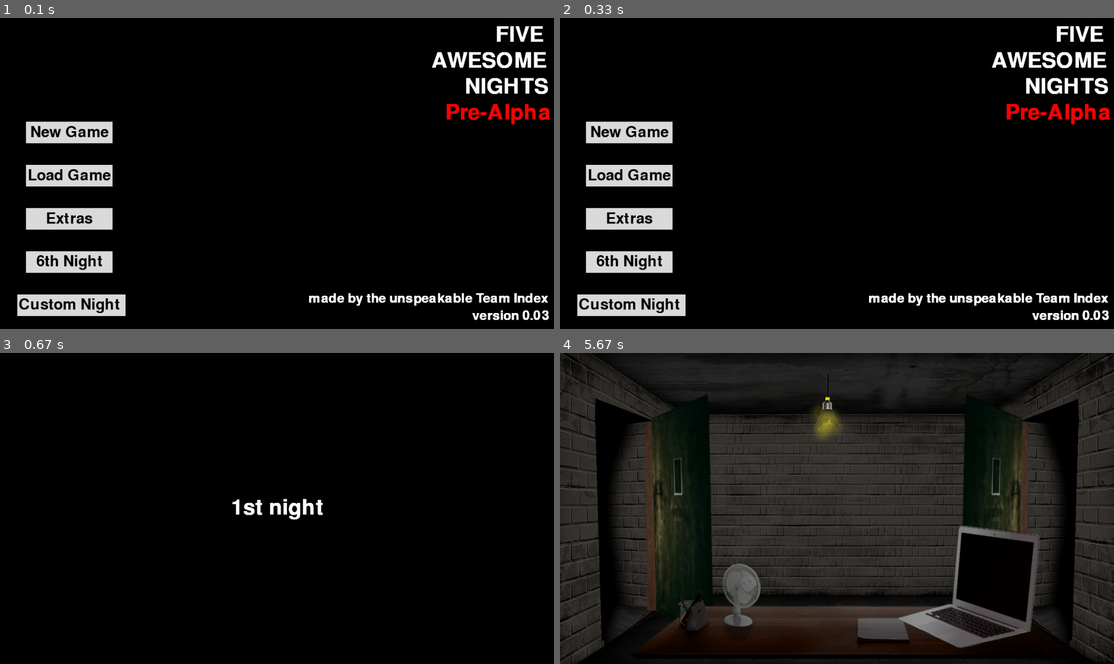
Above: before the commit, frames 1-4 (two rows, left to right).
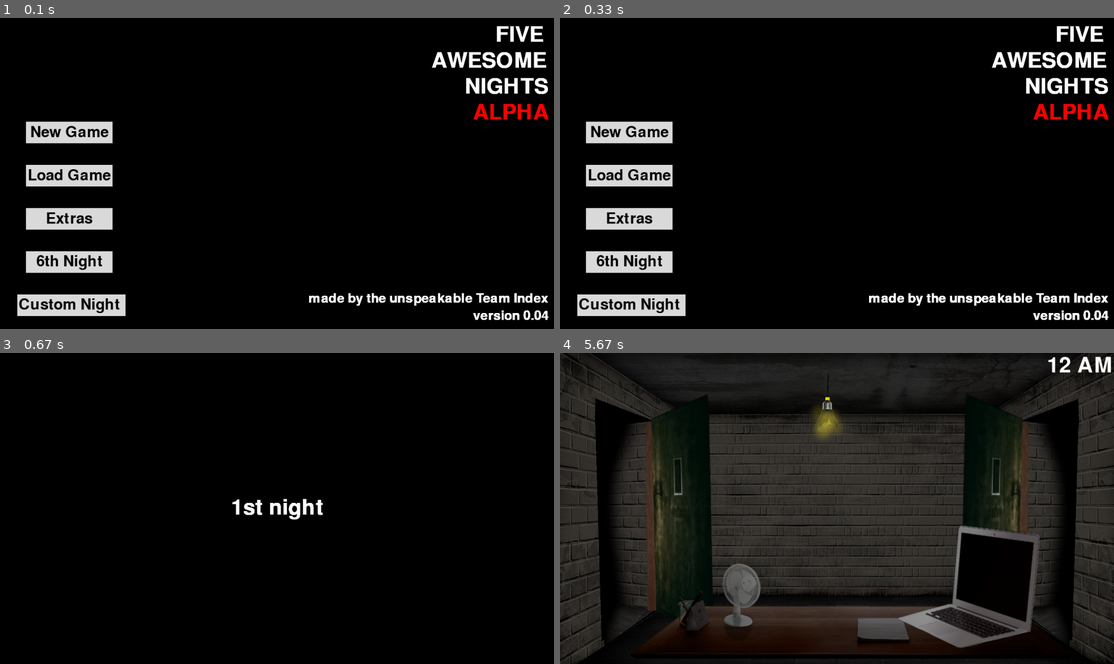
Above: after the commit, the same moments.

Repository: SuperTapood/Python-Game
Game: pygame game, started from main.py
Two runs of this game, one before a commit and one after it. Both use one fixed random seed, a clock stepped at 60 frames per second and the inputs below.
Inputs:
- Up to frame 1 (0.1 s): no input
- Up to frame 2 (0.33 s): no input
- Up to frame 3 (0.67 s): click "New Game" at 0.38 s
- Up to frame 4 (5.67 s): no input

The runs differ from the first frame. In frame 1, 0.8% of the frame differs, in the area x 80-100%, y 27-98%; in frame 2, 0.8%; in frame 3, nothing differs; in frame 4, 0.3%.

Commit message:
ALPHA IS NOW LIVEEEEE
check the change log for details

Diff:
--- a/Compile.txt
+++ /dev/null
@@ -1 +0,0 @@
-to compile run "python setup.py build" on a cmd located at this folder
--- a/colors.py
+++ b/colors.py
@@ -3,3 +3,5 @@
 GRAY = (220,220,220)
 RED = (255, 0, 0)
 YELLOW = (255, 255, 0)
+GREEN = (0, 255, 0)
+BLUE = (0, 0, 255)
--- /dev/null
+++ b/compile.py
@@ -0,0 +1,6 @@
+import os
+dir_path = os.path.dirname(os.path.realpath(__file__))
+
+os.system(f'cmd /c "cd "{dir_path}""')
+
+os.system(f'cmd /c "python setup.py build"')
--- a/enemies.py
+++ b/enemies.py
@@ -1,18 +1,19 @@
 from enemy import Enemy
 from time import time
 from time import sleep as wait
+import gameData
 
-class Red(Enemy):
-	path = [1, 2, 3, 4]
-	def __init__(self, lvl):
-		super().__init__(self.path, lvl, 1)
+class EnemyHandle(Enemy):
+	def __init__(self, path, lvl, side):
+		super().__init__(path, lvl, side)
 		return
 	pass
 
-
 class Enemies:
 	def __init__(self, levelTuple):
-		self.enemies = [Red(levelTuple[0])]
+		self.enemies = []
+		for path, side, level in zip(gameData.ENEMY_PATHS, gameData.ENEMY_SIDES, levelTuple):
+			self.enemies.append(EnemyHandle(path, level, side))
 		return
 
 	def tick(self, factor):
--- a/enemy.py
+++ b/enemy.py
@@ -26,8 +26,8 @@
 			self.clockTime = (ENEMY_DELAY - 100 * (self.level - 1)) / 100
 			return
 		if self.clockTime <= 0 :
-			rand = randint(0, 20)
-			if rand <= self.level or True:
+			rand = randint(1, 20)
+			if rand <= self.level:
 				if self.pathIndex < len(self.path):
 					self.pathIndex += 1
 				self.move()
--- a/gameData.py
+++ b/gameData.py
@@ -1,5 +1,6 @@
 import json
 from switch import switch, case
+from colors import RED, YELLOW, GREEN, BLUE
 
 def getNightNum():
 	switch(CURRENT_NIGHT)
@@ -17,7 +18,7 @@
 	if NIGHT != 7:
 		return NIGHTTUPLES[NIGHT - 1]
 	else:
-		return (RLEVEL)
+		return NIGHTTUPLES
 	return
 
 
@@ -32,7 +33,7 @@
 
 def increaseNight():
 	global NIGHT, CURRENT_NIGHT
-	if CURRENT_NIGHT != 6 and NIGHT != 6:
+	if CURRENT_NIGHT != 6 and NIGHT != 6 and NIGHT < CAP_NIGHT:
 		CURRENT_NIGHT += 1
 		NIGHT += 1
 	elif SixBeat == 0:
@@ -41,12 +42,17 @@
 		SevenBeat = 1
 	return
 
-NIGHTTUPLES = [[1, 1, 0, 0], [2, 2, 1, 0]]
+NIGHTTUPLES = [[1, 1, 0, 0], [2, 2, 1, 0], [4, 4, 4, 4]]
+CAP_NIGHT = 3
 NIGHT = 7
 CURRENT_NIGHT = 7
 NIGHT_LENGTH = 600
-ENEMY_DELAY = 2800 / 100
+ENEMY_DELAY = 2800
 HIGH_SCORE = 0
 SixBeat = 1
 SevenBeat = 1
 ENEMY_LEVELS = [0, 0, 0, 0]
+ENEMY_PATHS = [[0, 1, 2, 3], [0, 3, 7, 4], [2, 1, 5, 3], [1, 2, 6, 4]]
+ENEMY_SIDES = [1, 0, 1, 0]
+ENEMY_COLORS = [RED, GREEN, BLUE, YELLOW]
+POWER = 100
--- a/helpFunctions.py
+++ b/helpFunctions.py
@@ -22,3 +22,11 @@
 def checkIfOver():
 	global START
 	return time() - START >= NIGHT_LENGTH
+
+def returnHour():
+	global START
+	t = time() - START
+	if t < NIGHT_LENGTH / 6:
+		return 12
+	else:
+		return abs(6 - int(NIGHT_LENGTH // t))
--- /dev/null
+++ b/power.py
@@ -0,0 +1,29 @@
+from gameData import POWER
+from time import time
+
+
+class Power:
+	def __init__(self):
+		self.bars = 1
+		self.power = POWER
+		self.count = time()
+		return
+
+	def substract(self):
+		# will later add a more complex power substraction system
+		self.power -= self.bars * 1
+		return
+
+	def powerUp(self):
+		self.bars += 1
+		return
+
+	def tick(self):
+		if time() - self.count >= 1:
+			self.count = time()
+			self.substract()
+			if self.power <= 0:
+				return True
+			return False
+		return False
+	pass
--- a/screen.py
+++ b/screen.py
@@ -5,11 +5,12 @@
 import gameData
 from time import time
 import loader
-from helpFunctions import returnOfficePrefix, startNight, checkIfOver
+from helpFunctions import returnOfficePrefix, startNight, checkIfOver, returnHour
 from time import sleep as wait
-
-
-__version__ = "0.03"
+from power import Power
+
+
+__version__ = "0.04"
 __author__ = "Team Index"
 
 class Screen:
@@ -27,7 +28,6 @@
 				self.imgs.append(self.dir + "\\" + img)
 		self.imgNames = [img[len(img) - 6:len(img) - 4] for img in self.imgs]
 		self.imgs = [pygame.image.load(img) for img in self.imgs]
-		print(self.imgNames)
 		return
 
 	def blitNightNumber(self):
@@ -38,6 +38,7 @@
 			if time() - start >= 5:
 				self.enemies = loader.loadEnemies()
 				startNight()
+				self.power = Power()
 				self.blitOffice("00")
 			for event in pygame.event.get():
 				if event.type == pygame.QUIT:
@@ -104,7 +105,7 @@
 			txt = Text("FIVE", 1200, 40, 50, self.window)
 			txt = Text("AWESOME", 1130, 100, 50, self.window)
 			txt = Text("NIGHTS", 1170, 160, 50, self.window)
-			txt = Text("Pre-Alpha", 1150, 220, 50, self.window, RED)
+			txt = Text("ALPHA", 1180, 220, 50, self.window, RED)
 			txt = Text(f"version {__version__}", 1180, 690, 30, self.window)
 			txt = Text(f"made by the unspeakable {__author__}", 990, 650, 30, self.window)
 			newBtn = Button(GRAY, (60, 240, 200, 50),  self.window,)
@@ -159,8 +160,11 @@
 		start = time()
 		frame = 0
 		while True:
+			self.power.tick()
 			if checkIfOver():
 				self.blitWin()
+			self.window.blit(self.imgs[self.imgNames.index(officeState)], (0, 0))
+			txt = Text(f"{returnHour()} AM", 1200, 30, 50, self.window)
 			frame += 1
 			for event in pygame.event.get():
 				if event.type == pygame.QUIT:
@@ -181,22 +185,21 @@
 		start = time()
 		officeState = prefix
 		while True:
+			self.power.tick()
 			if checkIfOver():
 				self.blitWin()
 			self.window.fill(BLACK)
-			pos = self.enemies.getEnemiesLocs()
-			txt = Text(f"Red: {pos[0]}", self.x // 2, self.y // 2, 50, self.window)
 			x = 50
 			y = 50
-			for enem in self.enemies:
+			for enem, color in zip(self.enemies.enemies, gameData.ENEMY_COLORS):
 				for i in range(len(enem.path)):
 					btn = Button(WHITE, (x *(i + 1) * 2, y, 53, 53), self.window)
 				index = enem.pathIndex
 				if index > len(enem.path):
 					index = len(enem.path)
 				for i in range(index):
-					btn = Button(RED, (x *(i + 1) * 2 + 1, y + 1, 50, 50), self.window)
-				y += y
+					btn = Button(color, (x *(i + 1) * 2 + 1, y + 1, 50, 50), self.window)
+				y += 100
 			for event in pygame.event.get():
 				if event.type == pygame.QUIT:
 					pygame.quit()
Not shown, changed: ChangeLog.txt
Not shown, changed: README.txt
Not shown, changed: build/exe.win32-3.8/lib/asyncio/__main__.pyc
Not shown, changed: build/exe.win32-3.8/lib/asyncio/base_events.pyc
Not shown, changed: build/exe.win32-3.8/lib/library.zip
Not shown, changed: build/exe.win32-3.8/lib/numpy/lib/arraypad.pyc
Not shown, changed: build/exe.win32-3.8/lib/numpy/testing/_private/utils.pyc
Not shown, changed: build/exe.win32-3.8/lib/pygame/tests/color_test.pyc
Not shown, changed: build/exe.win32-3.8/lib/pygame/tests/sprite_test.pyc
Not shown, changed: build/exe.win32-3.8/lib/setuptools/pep425tags.pyc
